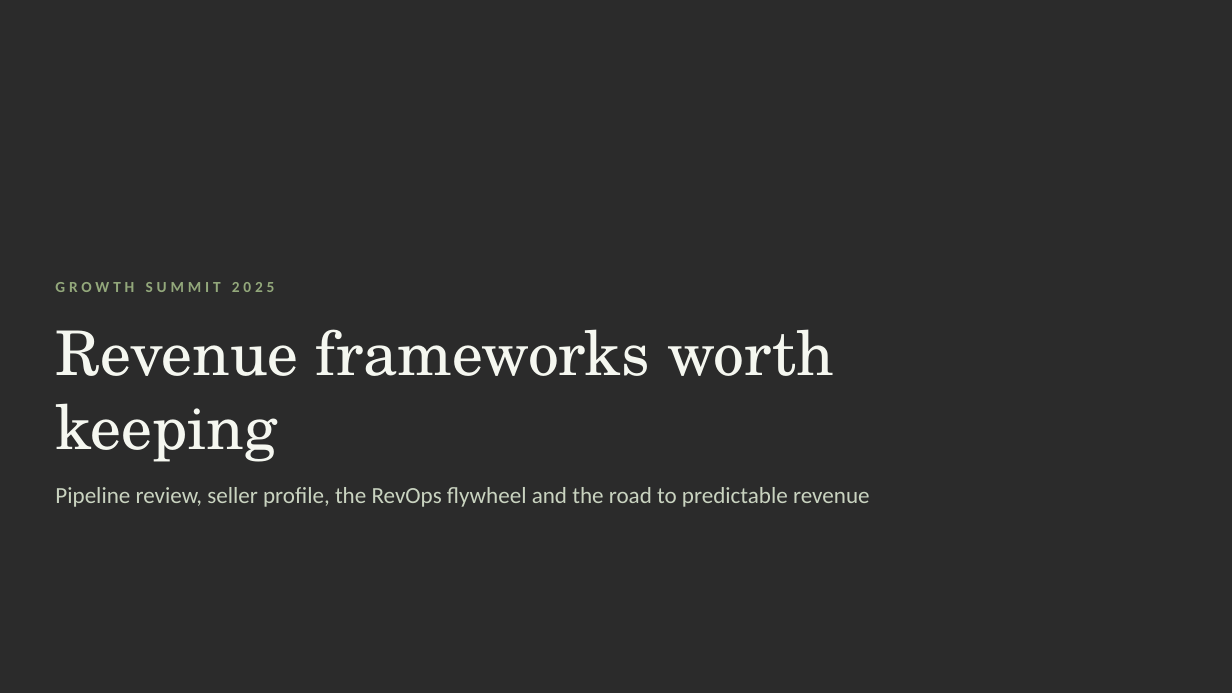
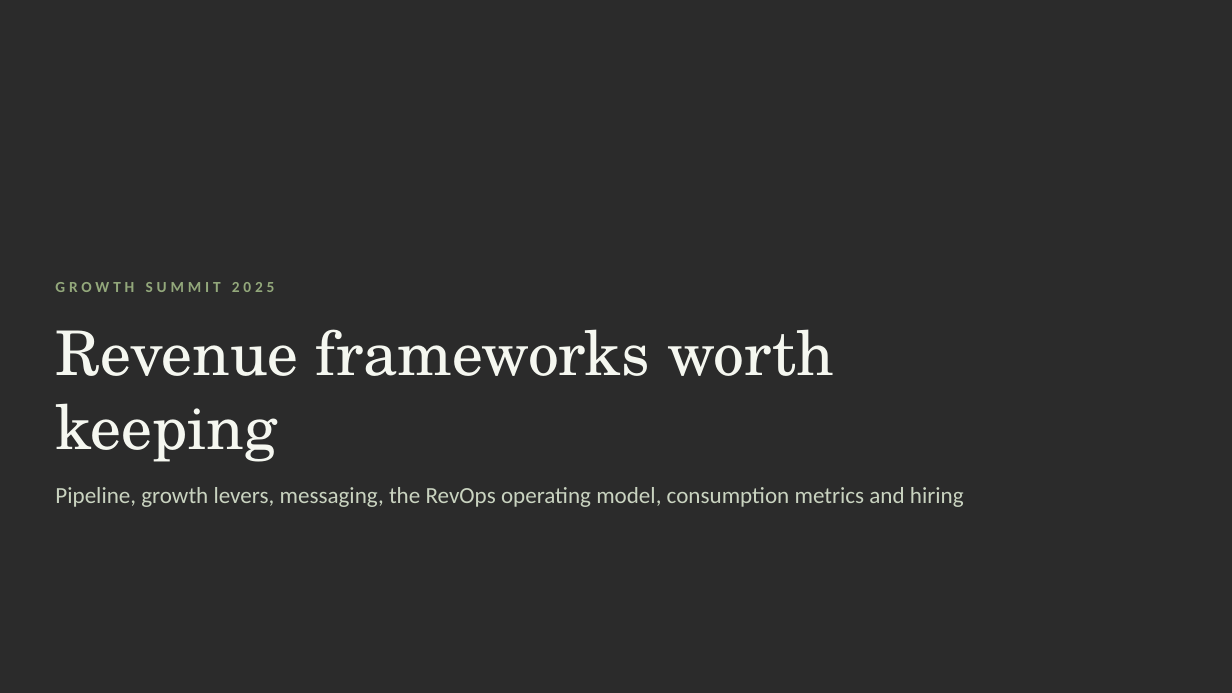
Before and after one commit to PaulPrice1982/Personal-, a slide deck: slide 1 of growth-summit-2025/Revenue_Frameworks_Deck.pptx. Drawn at 1232x693 pixels with LibreOffice and Linux fonts; fonts in the diff are those of the drawing; background and template pictures are left out; a plain dark background stands for a picture behind light text. Boxes give left, top, right and bottom in pixels: in the first picture for what was removed or moved away, otherwise in the second. Text is boxed around its words. In the diff, an @@ line names an element or a change of style, - is before the commit and + after.

```diff
--- a/growth-summit-2025/Revenue_Frameworks_Deck.pptx
+++ b/growth-summit-2025/Revenue_Frameworks_Deck.pptx
@@ text at [55,487,964,507]: text changed @@
-Pipeline review, seller profile, the RevOps flywheel and the road to predictable revenue
+Pipeline, growth levers, messaging, the RevOps operating model, consumption metrics and hiring
```
Also in this commit, not shown: 7 other slides changed, 41 slides added.
